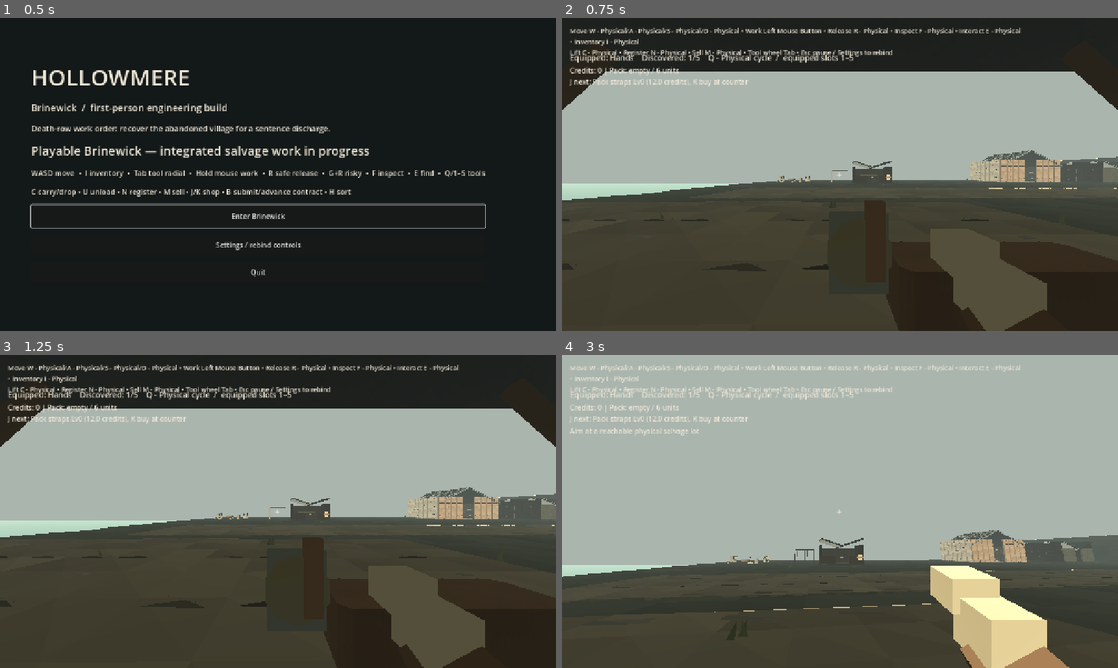
Above: before the commit, frames 1-4 (two rows, left to right).
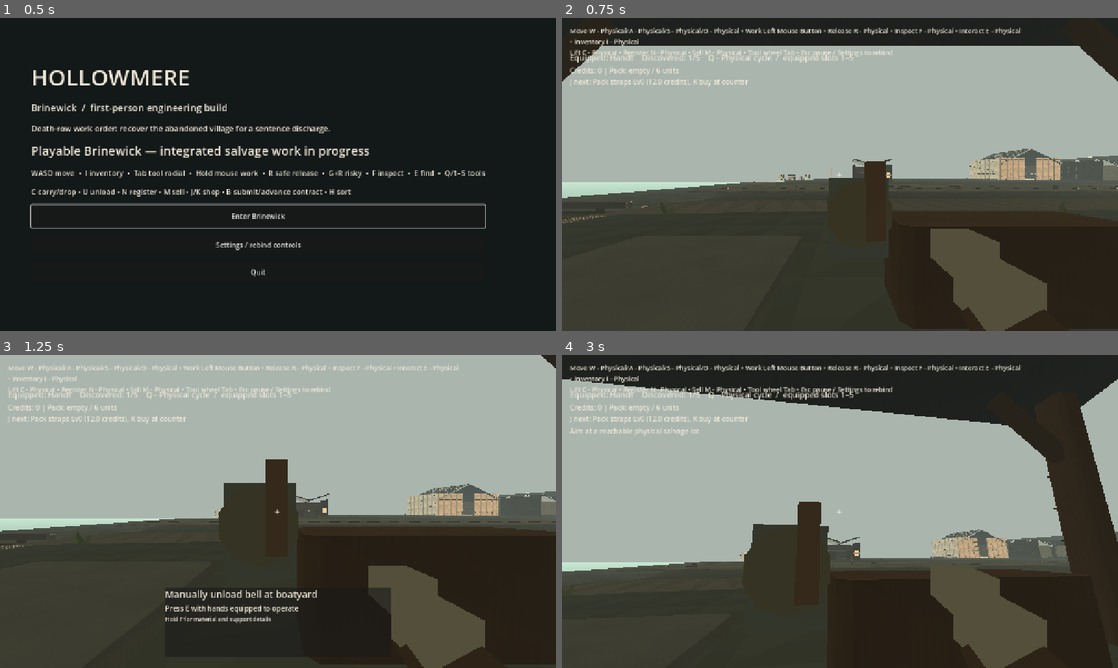
Above: after the commit, the same moments.

Repository: squwillsmith-ship-it/Hollowmere-0.2
Game: Godot game, scene res://scenes/main.tscn
Same seed, same stepped clock (60 frames per second), same inputs: the game is played once before the commit and once after it.
Inputs (mouse positions are in pixels of both pictures, inside the frame that each line leads up to):
- Up to frame 1 (0.5 s): no input
- Up to frame 2 (0.75 s): click "Enter Brinewick" at 0.5 s
- Up to frame 3 (1.25 s): no input
- Up to frame 4 (3 s): tap E (hm_find_tool) at 1.25 s; move the mouse to (867, 511) at 1.27 s; hold E (hm_find_tool) 1.28-2.03 s; hold W (hm_forward) from 1.28 s (still down); click (867, 511) at 1.42 s; tap Space (hm_jump) at 1.52, 2.27 s; move the mouse to (812, 511) at 2.02 s; tap F (hm_inspect) at 2.1 s; move the mouse to (851, 505) at 2.77 s; hold C (hm_lift_place) from 2.78 s (still down)

Frame 1 is identical in both runs. In frame 2, 12% of the frame differs, in the area x 0-100%, y 8-78%; in frame 3, 35%; in frame 4, 41%, in the area x 0-100%, y 0-100%.

Commit message:
art G1: replace lower terrace slab and dock route with collision-backed authored coastal system

Diff:
--- a/game/scripts/world/hm_brinewick_blockout.gd
+++ b/game/scripts/world/hm_brinewick_blockout.gd
@@ -81,7 +81,7 @@
 	var terraces := Node3D.new()
 	terraces.name = "Terraces"
 	add_child(terraces)
-	_box(terraces,"LowerTerrace",Vector3(86,3,94),Vector3(7,0.5,0),Color("66675a"))
+	HMHarbourBenchmarkCoast.install_terrace(terraces)
 	# High district is split at its road cutting to prevent a solid cliff
 	# blocking the gradual cart route.
 	_box(terraces,"UpperNorth",Vector3(70,9,38),Vector3(85,3.5,-27),Color("706e5b"))
@@ -119,7 +119,7 @@
 		Vector3(139.7,13.0,5.5),Color("948672"))
 	_box(roads,"HeadlandTrack",Vector3(48,0.4,10),Vector3(149,12.99,0),Color("938875"))
 	_box(roads,"QuayWalk",Vector3(22,0.34,77),Vector3(-31,1.18,0),Color("777567"))
-	_box(roads,"LandingApproach",Vector3(25,0.3,12),Vector3(-24,2.12,13),Color("8a7f6a"))
+	HMHarbourBenchmarkCoast.install_haul_routes(roads)
 	# Persistent boatyard/quay platforms are never mistaken for reclaimable buildings.
 	_box(roads,"PermanentQuayPad",Vector3(11,1.0,14),Vector3(-34,0.65,10),Color("858276"))
 	# These scene art skins do not change the original collision-backed coastal
